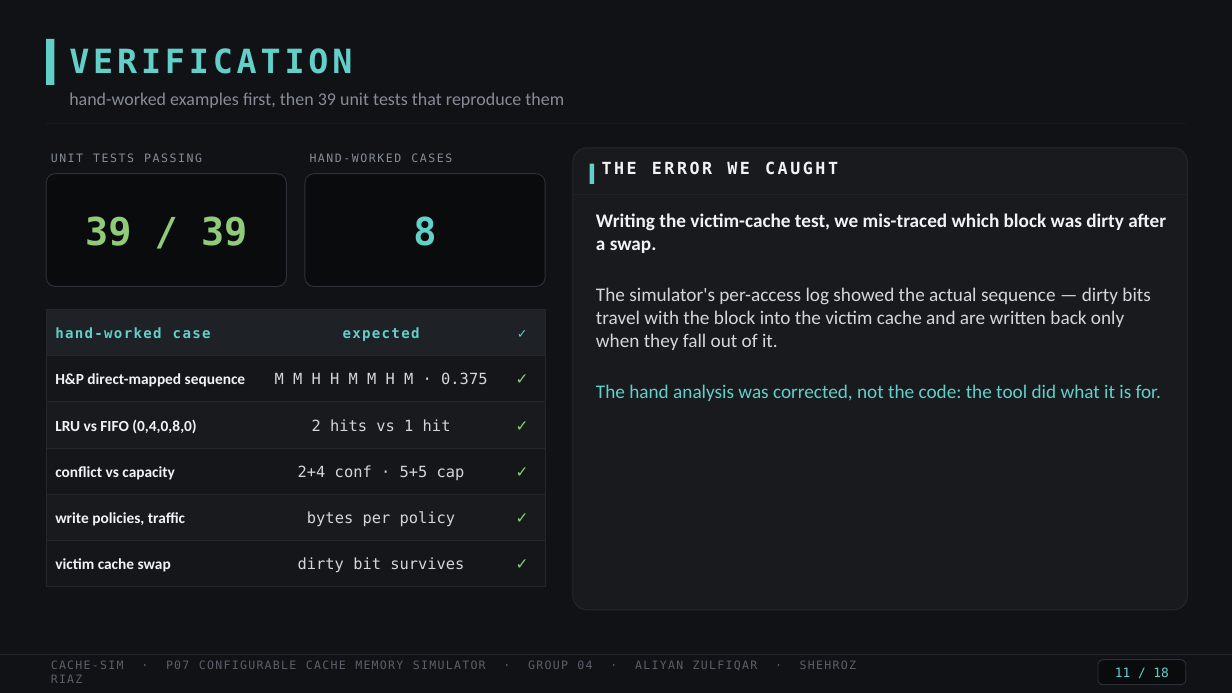
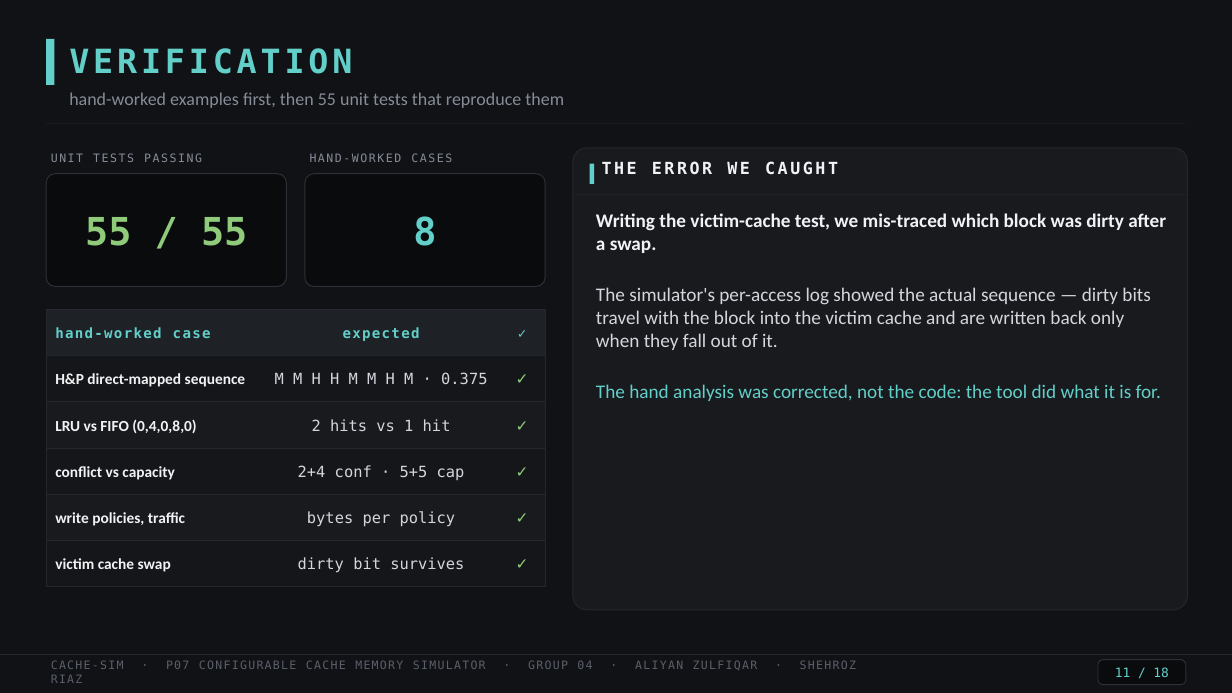
Before and after one commit to zorhehs/coa-lab-group4, a slide deck: slide 11 of docs/slides.pptx. Drawn at 1232x693 pixels with LibreOffice and Linux fonts; fonts in the diff are those of the drawing. Boxes give left, top, right and bottom in pixels: in the first picture for what was removed or moved away, otherwise in the second. Text is boxed around its words. In the diff, an @@ line names an element or a change of style, - is before the commit and + after.

```diff
--- a/docs/slides.pptx
+++ b/docs/slides.pptx
@@ text at (69,92,564,108): text changed @@
-hand-worked examples first, then 39 unit tests that reproduce them
+hand-worked examples first, then 55 unit tests that reproduce them
@@ text at (85,217,247,246): text changed @@
-39 / 39
+55 / 55
```
Also in this commit, not shown: 4 other slides changed, 26 other files.
